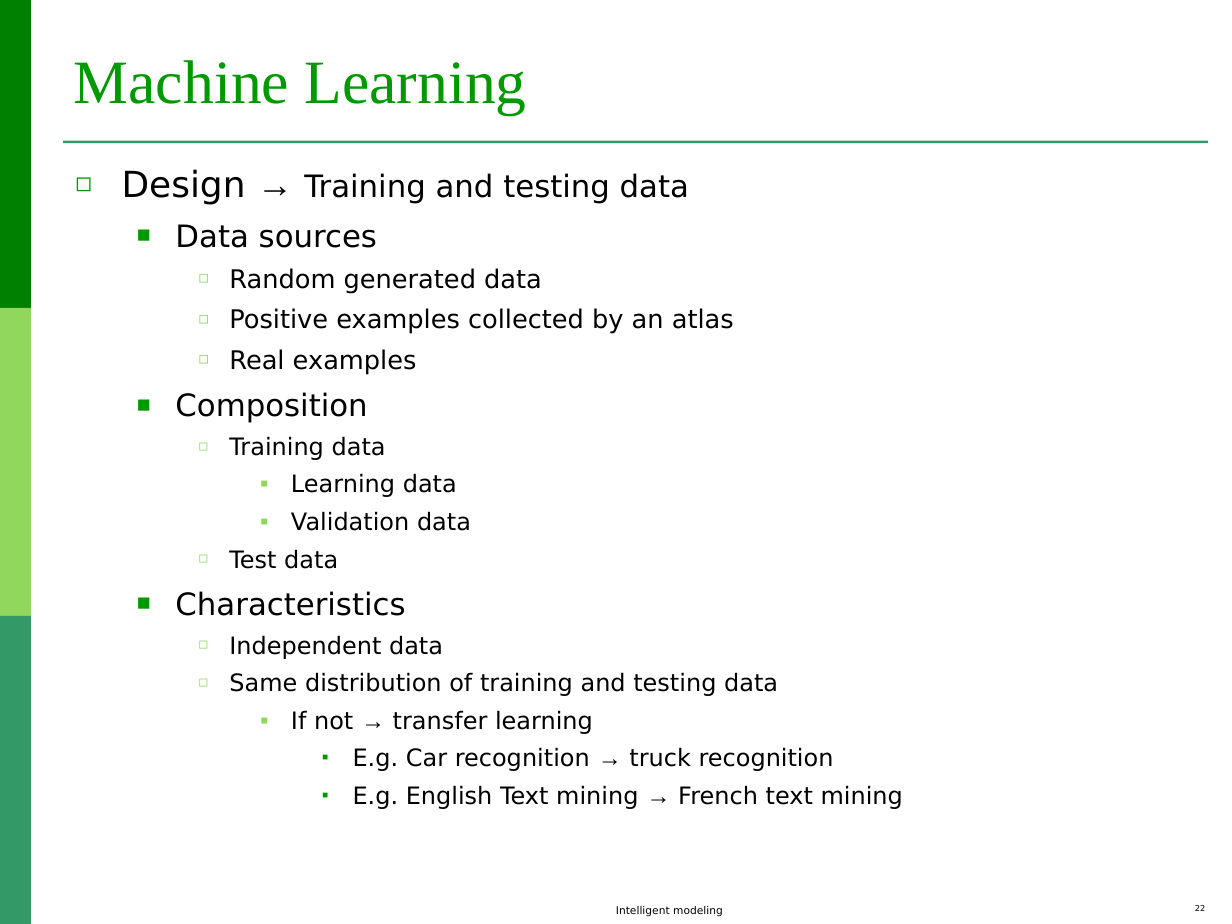
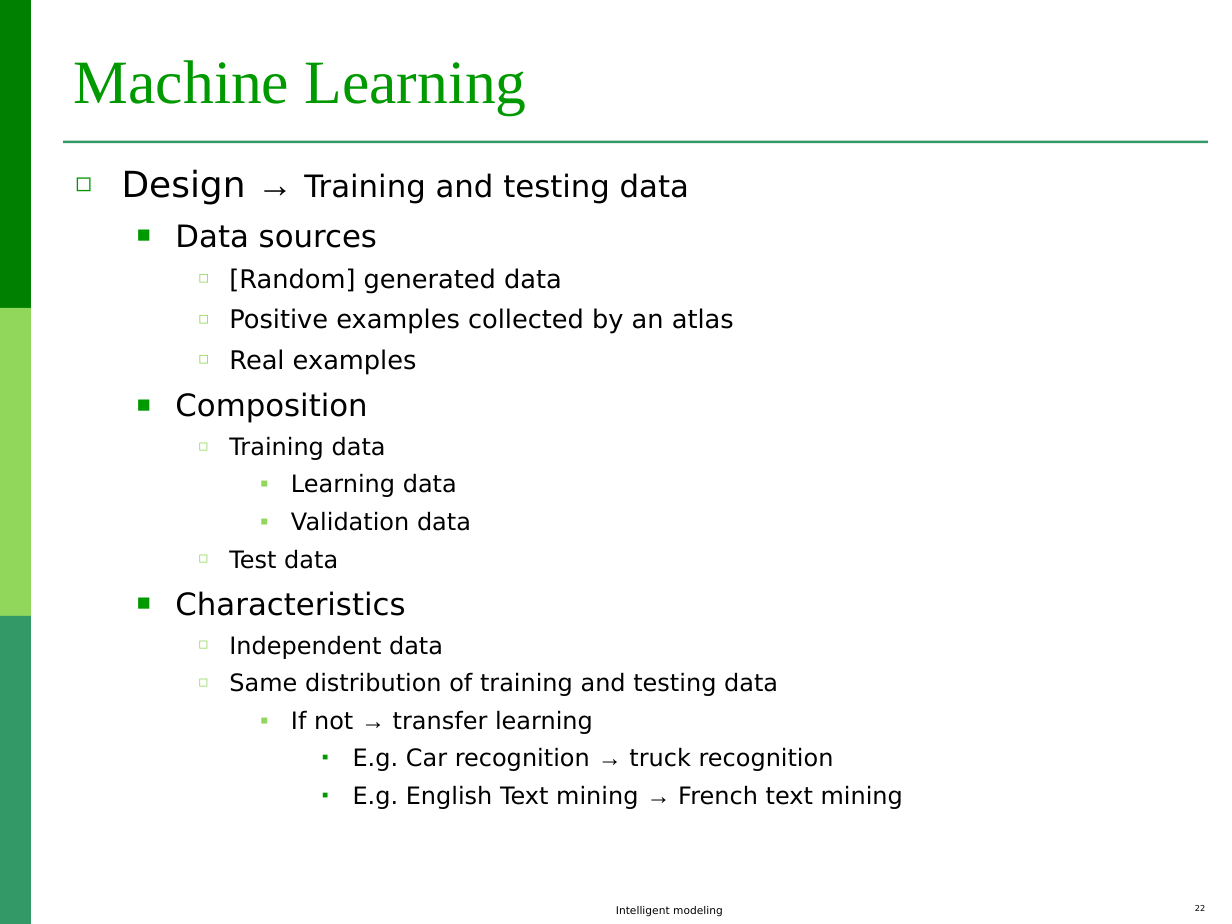
Before and after one commit to lauradiosan/DS-UBB, a slide deck: slide 22 of 2024-2025/lectures/ML_intro.ppt. Drawn at 1232x924 pixels with LibreOffice and Linux fonts; fonts in the diff are those of the drawing. Boxes give left, top, right and bottom in pixels: in the first picture for what was removed or moved away, otherwise in the second. Text is boxed around its words. In the diff, an @@ line names an element or a change of style, - is before the commit and + after.

```diff
--- a/2024-2025/lectures/ML_intro.ppt
+++ b/2024-2025/lectures/ML_intro.ppt
@@ text at (229,268,562,294): text changed @@
-    ◻ Random generated data
+    ◻ [Random] generated data
```
Also in this commit, not shown: 7 other slides changed, 11 other files.
